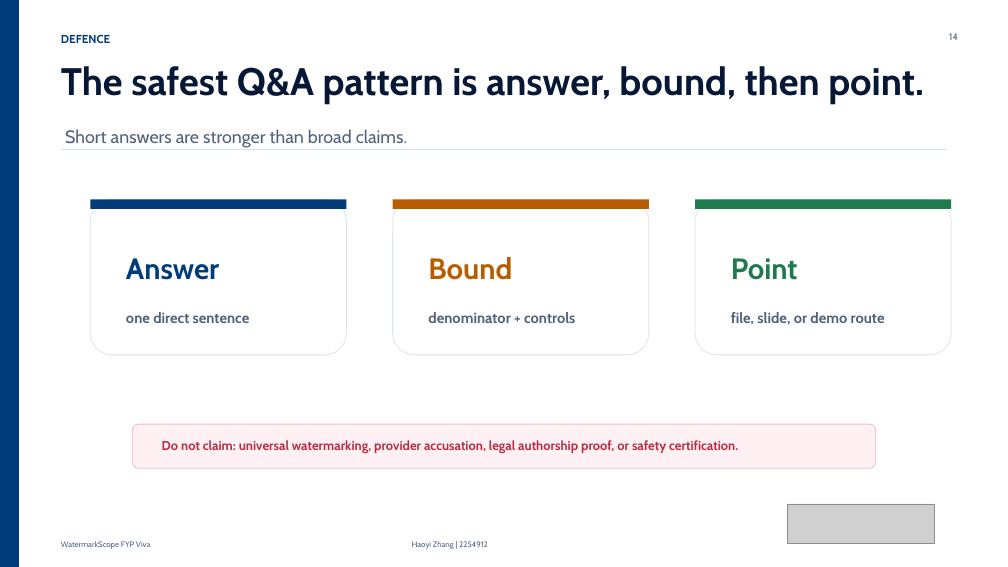
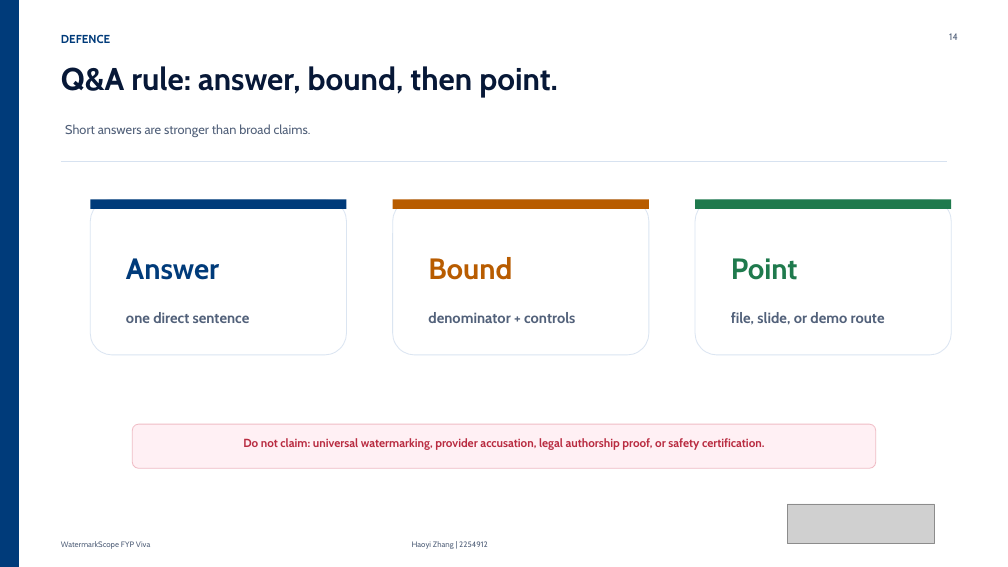
Before and after one commit to Haoyi-Zhang/WatermarkScope, a slide deck: slide 14 of docs/WatermarkScope_FYP_Viva.pptx. Drawn at 1008x567 pixels with LibreOffice and Linux fonts; fonts in the diff are those of the drawing; grey boxes stand for pictures. Boxes give left, top, right and bottom in pixels: in the first picture for what was removed or moved away, otherwise in the second. Text is boxed around its words. In the diff, an @@ line names an element or a change of style, - is before the commit and + after.

Commit message:
Fix viva deck slide alignment

```diff
--- a/docs/WatermarkScope_FYP_Viva.pptx
+++ b/docs/WatermarkScope_FYP_Viva.pptx
@@ text at <box>61,66,558,97</box>: text changed; size 36.5 to 30 pt @@
-The safest Q&A pattern is answer, bound, then point.
+Q&A rule: answer, bound, then point.
@@ text "Short answers are stronger than ..." at <box>65,124,311,137</box>: size 17 to 12.2 pt @@
@@ line moved from (61, 149) - (948, 149) to (61, 162) - (948, 162) @@
@@ text "Do not claim: universal watermarking, ..." at <box>243,438,764,450</box>: size 12.3 to 11.2 pt; alignment left to centre @@
```
Also in this commit, not shown: 14 other slides changed.
